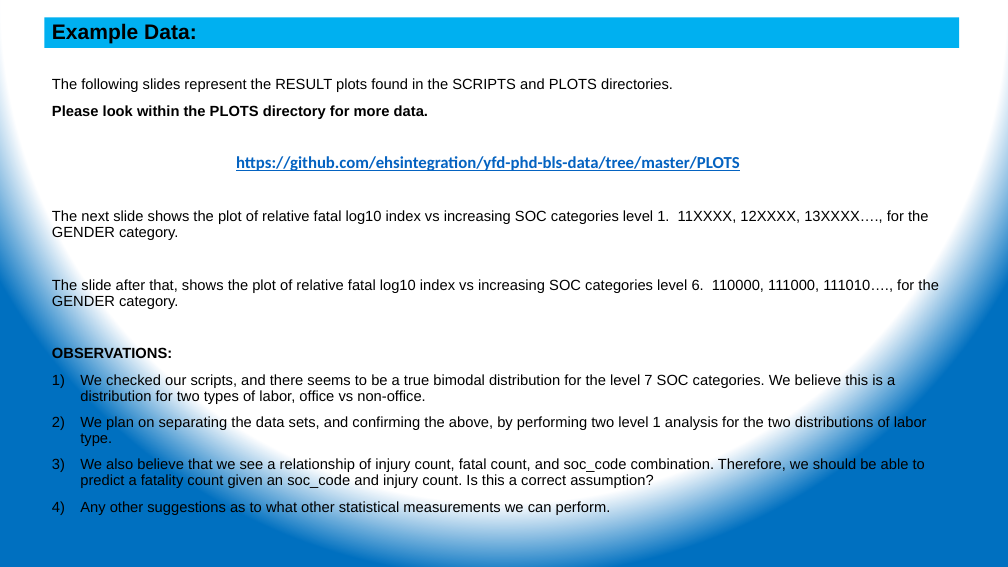
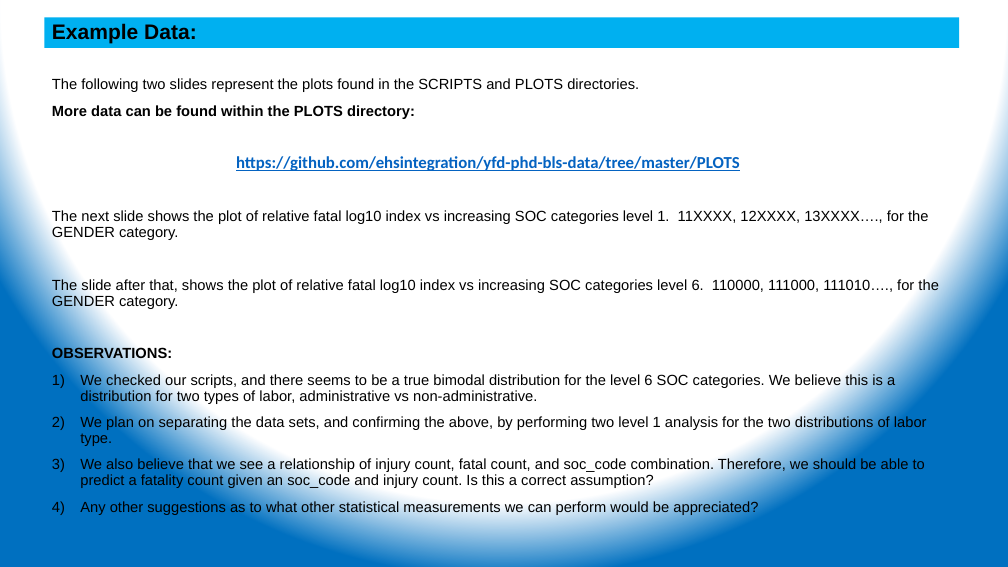
Before and after one commit to ehsintegration/yfd-phd-bls-data, a slide deck: slide 7 of D2-documentation/Data Analysis.pptx. Drawn at 1008x567 pixels with LibreOffice and Linux fonts; fonts in the diff are those of the drawing. Boxes give left, top, right and bottom in pixels: in the first picture for what was removed or moved away, otherwise in the second. Text is boxed around its words. In the diff, an @@ line names an element or a change of style, - is before the commit and + after.

Commit message:
Updated Data Analysis Powerpoint

```diff
--- a/D2-documentation/Data Analysis.pptx
+++ b/D2-documentation/Data Analysis.pptx
@@ text at (52, 78, 639, 119): text changed @@
-The following slides represent the RESULT plots found in the SCRIPTS and PLOTS directories.
-Please look within the PLOTS directory for more data.
+The following two slides represent the plots found in the SCRIPTS and PLOTS directories.
+More data can be found within the PLOTS directory:
@@ text at (80, 373, 895, 404): text changed @@
-1) We checked our scripts, and there seems to be a true bimodal distribution for the level 7 SOC categories. We believe this is a distribution for two types of labor, office vs non-office.
+1) We checked our scripts, and there seems to be a true bimodal distribution for the level 6 SOC categories. We believe this is a distribution for two types of labor, administrative vs non-administrative.
@@ text at (80, 500, 758, 515): text changed @@
-4) Any other suggestions as to what other statistical measurements we can perform.
+4) Any other suggestions as to what other statistical measurements we can perform would be appreciated?
```
Also in this commit, not shown: 4 other slides changed.
